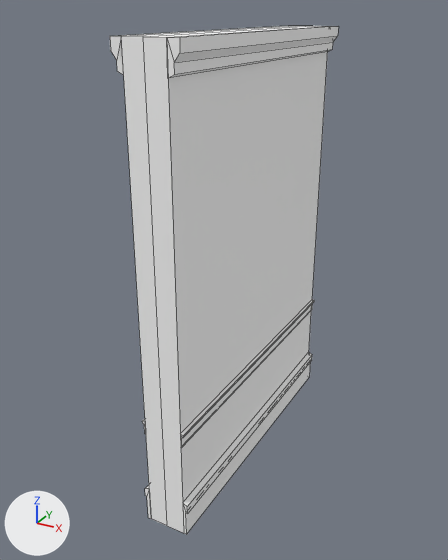
The FBX model Projects/Project 5/Assets/Gameplay/StaticModels/wall/wall_vertical.fbx: old version first, new version second.
Both versions are drawn from a 50 mm lens placed at (2.13, -2.96, 3.65), pointed at (-0.12, 1.12, 1.61). Every picture has the same lights, and +X, +Y and +Z are marked at lower left. Mesh edges are drawn as thin lines. Where no turn or scale is listed for an object, it has been applied to the vertices. Vertices at the same position are counted once.

In view in the first picture: 'molding', 'wall'.
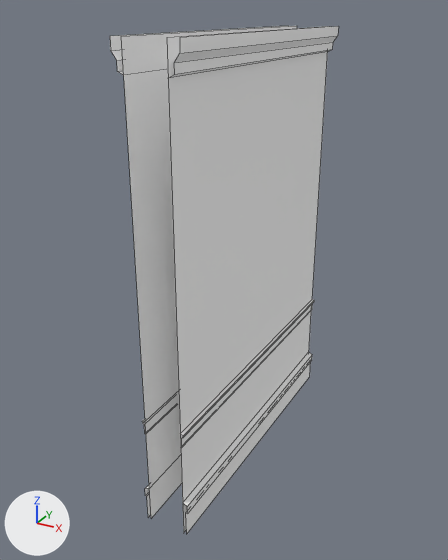
Commit message: Removed inner faces from walls that were causing 'cracks'. Snapped vertices in walls that were causing 'cracks'.

Location of each change, [x1, y1, x2, y2] in pixels of the pictures (448 x 560 px):
'wall', reshaped
    before: [121, 26, 329, 533]
    after: [121, 26, 329, 532]
'molding', reshaped
    before: [110, 26, 339, 534]
    after: [110, 26, 339, 533]
part 1 of me_mesh_001, deleted
    before: [147, 491, 187, 534]
part 2 of me_mesh, deleted
    before: [121, 26, 324, 533]

The change in detail:
me_mesh_001 is used by ob_molding; location (0.0, 0.0, 0.0).
me_mesh_001 had 76 vertices, 50 faces and spanned x -0.23..0.23, y 0.0..2.5, z 0.0..3.5.
me_mesh_001 now has 72 vertices, 26 faces and spans x -0.23..0.23, y 0.0..2.5, z 0.0..3.5.
me_mesh_001 part 1: 2 vertices removed from x -0.15..0.15, y 0.0, z 0.0.
me_mesh has 12 vertices, 10 faces and spans x -0.15..0.15, y 0.0..2.5, z 0.0..3.5.
me_mesh is used by ob_wall; location (0.0, 0.0, 0.0).
Verts and faces of me_mesh; kept vertices keep their numbers, new ones are numbered from 12.
Before the commit, vertices of me_mesh: 0 (0.0, 0.0, 0.0) at pixel (167, 525), 1 (0.0, 0.0, 3.5) at pixel (143, 36), 2 (0.0, 2.5, 0.0), 3 (0.0, 2.5, 3.5) at pixel (312, 25), 4 (0.15, 0.0, 3.5) at pixel (166, 37).
Before the commit, vertices of me_mesh: 5 (0.15, 0.0, 0.0) at pixel (183, 533), 6 (0.15, 2.5, 0.0), 7 (0.15, 2.5, 3.5) at pixel (329, 26), 8 (-0.15, 0.0, 0.0) at pixel (151, 518), 9 (-0.15, 0.0, 3.5) at pixel (121, 36).
Before the commit, vertices of me_mesh: 10 (-0.15, 2.5, 3.5) at pixel (296, 25), 11 (-0.15, 2.5, 0.0).
Part 2, on me_mesh:
Vertices deleted: 0 to 3 (with the faces that use them).
